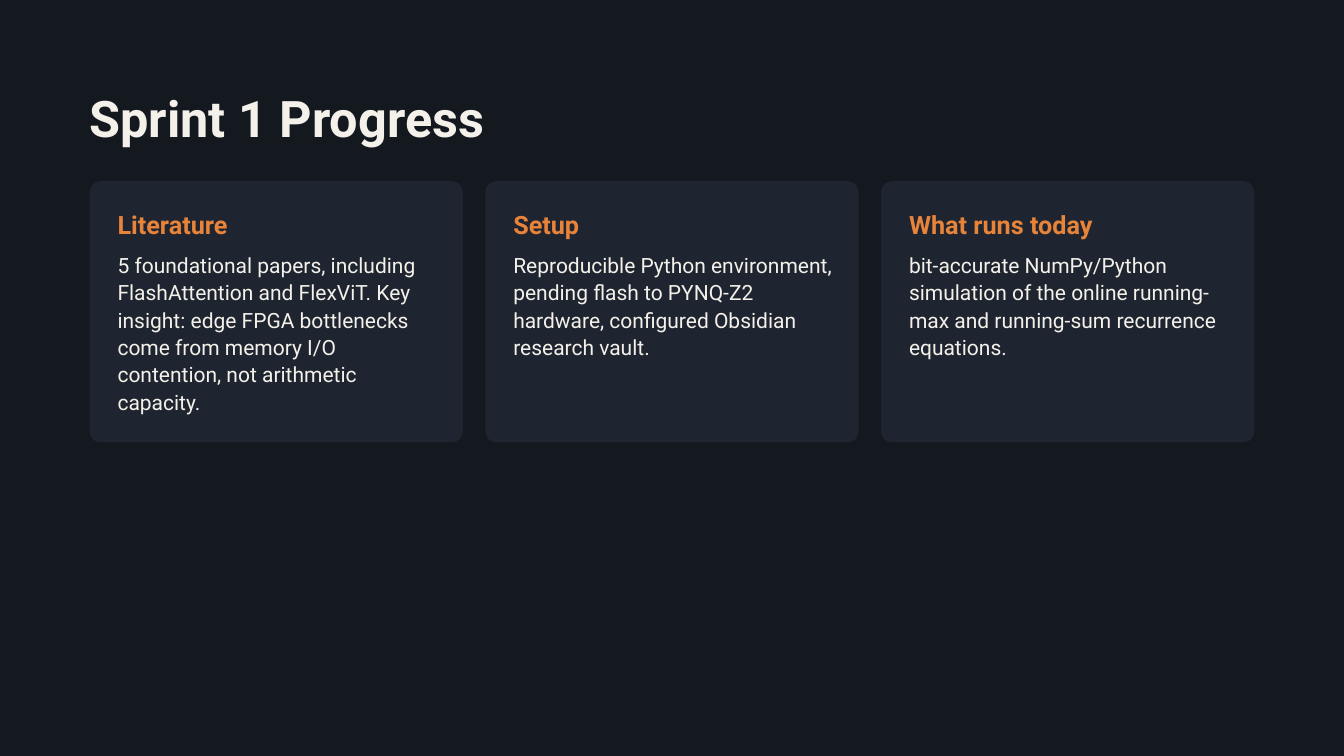
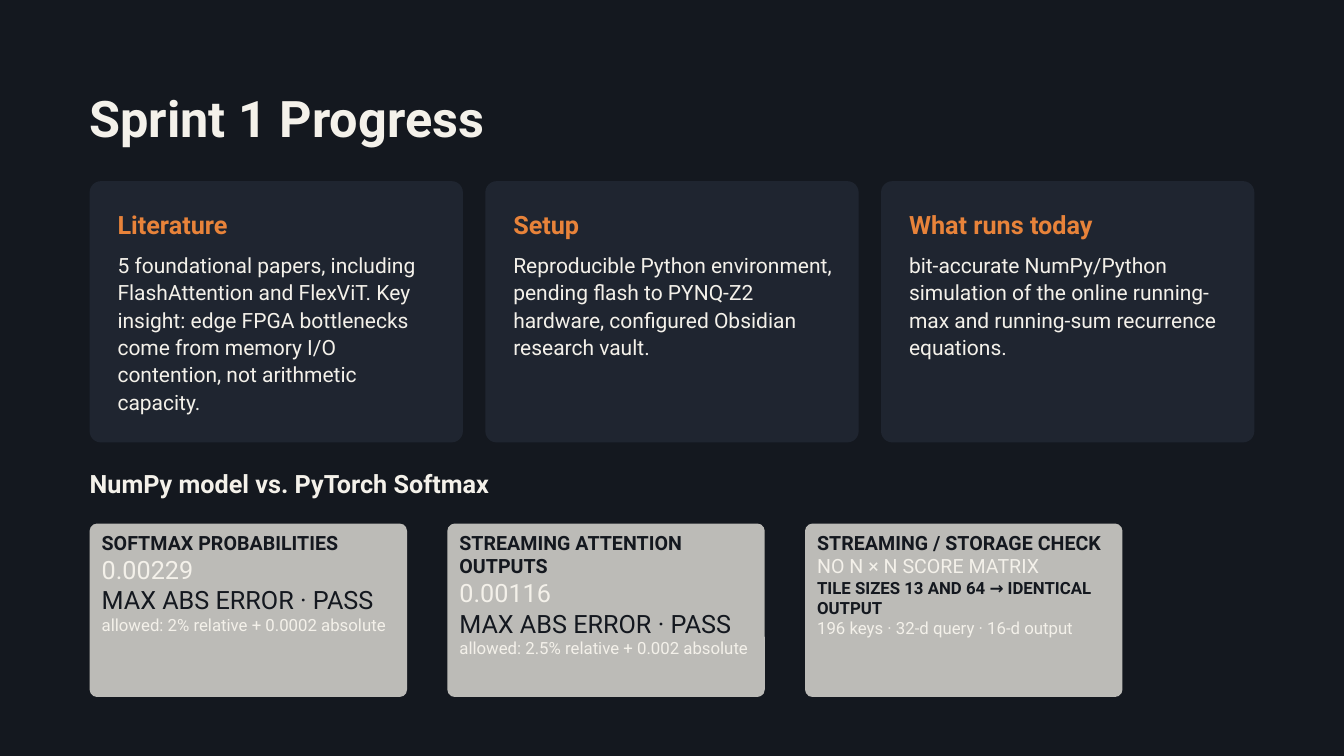
Before and after one commit to DomMurphy-git/ViTAl-Hardware, a slide deck: slide 5 of Sprint1_Presentation.pptx. Drawn at 1344x756 pixels with LibreOffice and Linux fonts; fonts in the diff are those of the drawing. Boxes give left, top, right and bottom in pixels: in the first picture for what was removed or moved away, otherwise in the second. Text is boxed around its words. In the diff, an @@ line names an element or a change of style, - is before the commit and + after.

```diff
--- a/Sprint1_Presentation.pptx
+++ b/Sprint1_Presentation.pptx
@@ text added at box(90, 474, 489, 499), 18 pt, text #F4F1EA, bold @@
+NumPy model vs. PyTorch Softmax
@@ rounded rectangle added at box(90, 523, 407, 697), fill #BCBBB7, 12 pt, text #F4F1EA @@
+SOFTMAX PROBABILITIES
+0.00229
+MAX ABS ERROR · PASS allowed: 2% relative + 0.0002 absolute
@@ rounded rectangle added at box(448, 523, 765, 697), fill #BCBBB7, 12 pt, text #14181F @@
+STREAMING ATTENTION OUTPUTS
+0.00116
+MAX ABS ERROR · PASS allowed: 2.5% relative + 0.002 absolute
@@ rounded rectangle added at box(806, 523, 1123, 697), fill #BCBBB7, 12 pt, text #14181F, bold @@
+STREAMING / STORAGE CHECK
+NO N × N SCORE MATRIX
+TILE SIZES 13 AND 64 → IDENTICAL OUTPUT
+196 keys · 32-d query · 16-d output
```
Also in this commit, not shown: 1 other slide changed, 3 other files.
